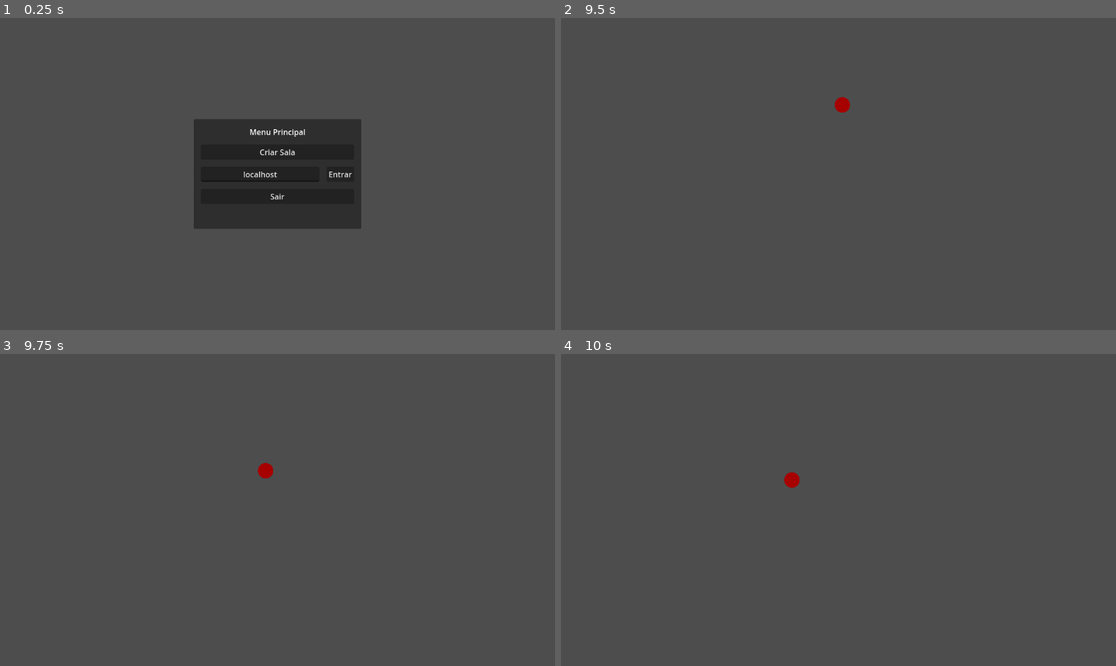
Above: before the commit, frames 1-4 (two rows, left to right).
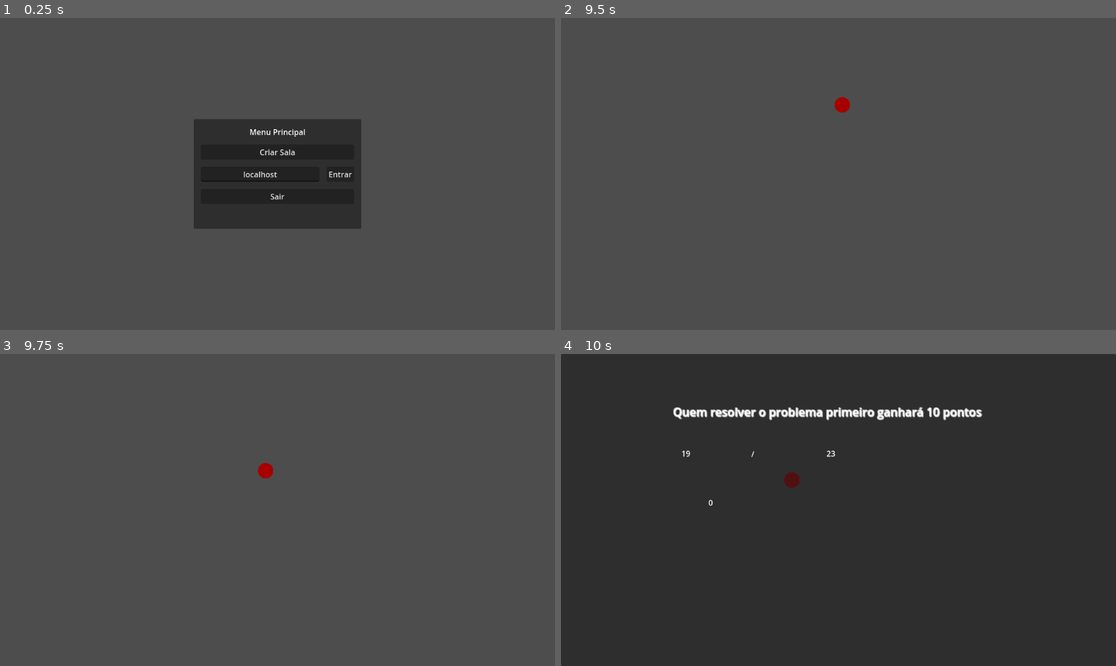
Above: after the commit, the same moments.

Repository: felipeforte/godot-cobrinha
Game: Godot game, scene res://nivel.tscn
The game is run twice, just before and just after one commit, with the same random seed, the same clock (stepped at 60 frames per second) and the same inputs.
Inputs:
- Up to frame 1 (0.25 s): no input
- Up to frame 2 (9.5 s): click "Criar Sala" at 0.5 s; tap Enter at 1.25 s; hold Right (ui_right) 1.28-2.03 s; hold Down (ui_down) 2.03-2.78 s; hold Right (ui_right) 2.78-3.53 s; hold Up (ui_up) 3.53-4.28 s; hold Left (ui_left) 4.28-5.78 s; hold Down (ui_down) 5.78-6.53 s; hold Right (ui_right) 6.53-7.28 s; hold Up (ui_up) 7.28-8.03 s; hold Right (ui_right) 8.03-8.78 s; hold Down (ui_down) from 8.78 s (still down)
- Up to frame 3 (9.75 s): release Down (ui_down) at 9.53 s; hold Left (ui_left) from 9.53 s (still down)
- Up to frame 4 (10 s): keep holding Left (ui_left)

Frames 1-3 are identical in both runs. In frame 4, 100% of the frame differs, in the area x 0-100%, y 0-100%.

Commit message:
Adicao das matematica no jogo

Diff:
--- a/Batalha.gd
+++ b/Batalha.gd
@@ -1,13 +1,26 @@
 extends Node
 
-var number1_label: Label
-var number2_label: Label
-var symbol_label: Label
-var result_label: Label
+@onready var number1_label=$number1_label
+@onready var number2_label= $number2_label
+@onready var symbol_label= $symbol_label
+@onready var result_label= $result_label
+
+var numero1
+var numero2
+var simbolo
+var resultado
 
 func _ready():
-	randomize()
+	number1_label.text = str(numero1)
+	number2_label.text = str(numero2)
+	symbol_label.text = simbolo
+	result_label.text = str(resultado)
 
+func pick_random_symbol() -> String:
+	var symbols = ["+", "-", "*", "/"]
+	return symbols[randi() % symbols.size()]
+
+func gera_numeros():
 	number1_label = $number1_label
 	number2_label = $number2_label
 	symbol_label = $symbol_label
@@ -22,7 +35,7 @@
 	number1_label.text = str(number1)
 	number2_label.text = str(number2)
 	symbol_label.text = symbol
-	result_label.text = str(result)
+
 
 	print("Número 1:", number1)
 	print("Número 2:", number2)
@@ -33,14 +46,14 @@
 	match symbol:
 		"+":
 			result = number1 + number2
+			print("Resultado:", result)
 		"-":
 			result = number1 - number2
+			print("Resultado:", result)
 		"*":
 			result = number1 * number2
+			print("Resultado:", result)
 		"/":
 			result = number1 / number2
-
-
-func pick_random_symbol() -> String:
-	var symbols = ["+", "-", "*", "/"]
-	return symbols[randi() % symbols.size()]
+			print("Resultado:", result)
+	result_label.text = str(result)
--- a/Timer.gd
+++ /dev/null
@@ -1,11 +0,0 @@
-extends Timer
-
-
-# Called when the node enters the scene tree for the first time.
-func _ready():
-	pass # Replace with function body.
-
-
-# Called every frame. 'delta' is the elapsed time since the previous frame.
-func _process(delta):
-	pass
--- a/Utils.gd
+++ b/Utils.gd
@@ -28,3 +28,36 @@
 		randomString += chars.substr(randomIndex, 1)
 
 	return randomString
+
+func generate_random_number(min,max):
+	return randi_range(min,max)
+
+func generate_calc():
+	var number1 = randi() % 26  # Gera um número inteiro aleatório entre 0 e 99
+	var number2 = randi() % 26  # Gera um número inteiro aleatório entre 0 e 99
+
+
+	var symbols = ["+", "-", "*", "/"]
+	var symbol = symbols[randi() % symbols.size()] # Escolhe um símbolo de operação aleatório
+	var result = 0
+
+
+	match symbol:
+		"+":
+			result = number1 + number2
+			print("Resultado:", result)
+		"-":
+			result = number1 - number2
+			print("Resultado:", result)
+		"*":
+			result = number1 * number2
+			print("Resultado:", result)
+		"/":
+			#do:
+			#	number2 = randi() % 26
+			#while (number2 % 2 != 0)
+
+			result = number1 / number2
+			print("Resultado:", result)
+
+	return [number1, number2, symbol, result]
--- a/nivel.gd
+++ b/nivel.gd
@@ -4,9 +4,15 @@
 const height = 600
 
 @onready var timer : Timer = $Timer
+
+@onready var timerBatalha : Timer = $TimerBatalha
+
+
 @onready var main_menu = $CanvasLayer/MainMenu
 @onready var join_button = $CanvasLayer/MainMenu/MarginContainer/VBoxContainer2/HBoxContainer/JoinButton
 @onready var address_entry = $CanvasLayer/MainMenu/MarginContainer/VBoxContainer2/HBoxContainer/AddressEntry
+
+var simultaneous_scene = preload("res://Batalha.tscn").instantiate()
 
 const comida = preload("res://Components/Food/comida.tscn")
 const Player = preload("res://Player/cobrinha.tscn")
@@ -15,10 +21,17 @@
 
 var currentPlayer
 
+func _ready():
+	timerBatalha.start()
+
+func _on_timer_batalha_timeout():
+	if multiplayer.is_server():
+		montaCenario()
+
 func _on_timer_timeout():
 	if multiplayer.is_server():
 		generate_food()
-#meu commit
+
 @rpc("call_local")
 func spawn_food(foodName, positionX, positionY, foodHeight):
 	var nova_comida = comida.instantiate()
@@ -110,3 +123,26 @@
 	"UPNP Port Mapping Failed! Error %s" % map_result)
 
 	print("Success! Join Address: %s" % upnp.query_external_address()[randi() % 10])
+
+func montaCenario():
+	var calculoGerado = Utils.generate_calc()
+
+	var numero1 = calculoGerado[0]
+	var numero2 = calculoGerado[1]
+	var simbolo = calculoGerado[2]
+	var resultado = calculoGerado[3]
+
+	#primeiro gera o do servidor
+	_add_a_scene_manually(numero1, numero2, simbolo, resultado)
+
+	for peer_id in multiplayer.get_peers():
+			_add_a_scene_manually.rpc_id(peer_id, numero1, numero2, simbolo, resultado)
+
+@rpc("any_peer")
+func _add_a_scene_manually(numero1, numero2, simbolo, resultado):
+	simultaneous_scene.numero1 = numero1
+	simultaneous_scene.numero2 = numero2
+	simultaneous_scene.simbolo = simbolo
+	simultaneous_scene.resultado = resultado
+	get_tree().paused = true
+	get_tree().get_root().add_child(simultaneous_scene)
--- a/nivel.tscn
+++ b/nivel.tscn
@@ -72,8 +72,12 @@
 _spawnable_scenes = PackedStringArray("res://Player/cobrinha.tscn", "res://Components/Food/comida.tscn", "res://Player/cobra_cabeca.tscn")
 spawn_path = NodePath("..")
 
+[node name="TimerBatalha" type="Timer" parent="."]
+wait_time = 10.0
+
 [connection signal="timeout" from="Timer" to="." method="_on_timer_timeout"]
 [connection signal="pressed" from="CanvasLayer/MainMenu/MarginContainer/VBoxContainer2/VBoxContainer/HostButton" to="." method="_on_host_button_pressed"]
 [connection signal="text_changed" from="CanvasLayer/MainMenu/MarginContainer/VBoxContainer2/HBoxContainer/AddressEntry" to="." method="_on_address_entry_text_changed"]
 [connection signal="pressed" from="CanvasLayer/MainMenu/MarginContainer/VBoxContainer2/HBoxContainer/JoinButton" to="." method="_on_join_button_pressed"]
 [connection signal="pressed" from="CanvasLayer/MainMenu/MarginContainer/VBoxContainer2/QuitButton" to="." method="_on_quit_button_pressed"]
+[connection signal="timeout" from="TimerBatalha" to="." method="_on_timer_batalha_timeout"]
